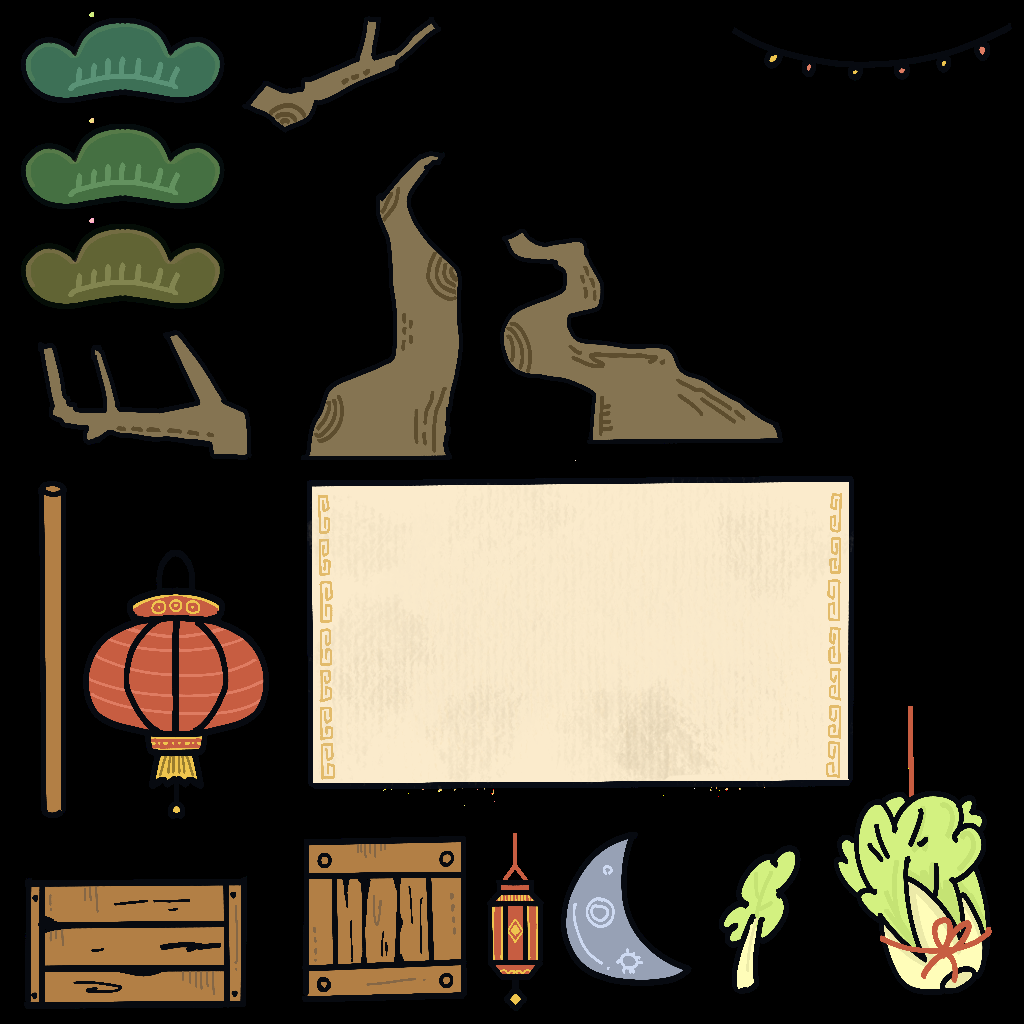
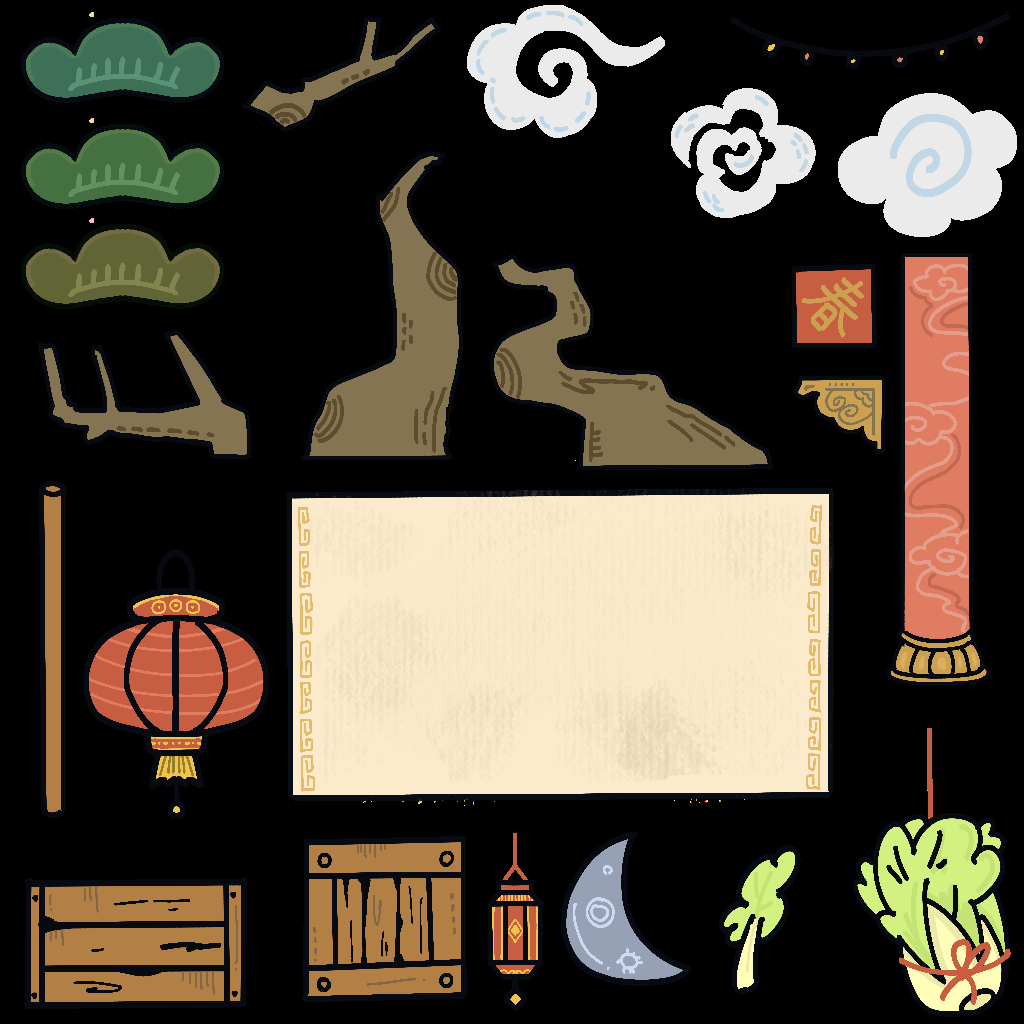
Revision of a layered w=1024, h=1024 image; what changed, layer by layer:
renamed "圖層 11" to "從選取範圍", showed it, painted on it over [467, 5, 1017, 663]
renamed "圖層 10" to "圖層 13", painted on it over [287, 16, 970, 634]
renamed "圖層 7" to "圖層 11", painted on it over [287, 218, 991, 686]
renamed "圖層 7" to "圖層 10", painted on it over [467, 16, 877, 470]
painted on "圖層 7" (2nd of 3) over [287, 23, 1012, 983]
renamed "圖層 6" to "圖層 7", painted on it over [287, 12, 854, 805]
painted on "圖層 6" over [287, 476, 854, 805]
painted on "圖層 1" over [287, 12, 1011, 1017]
